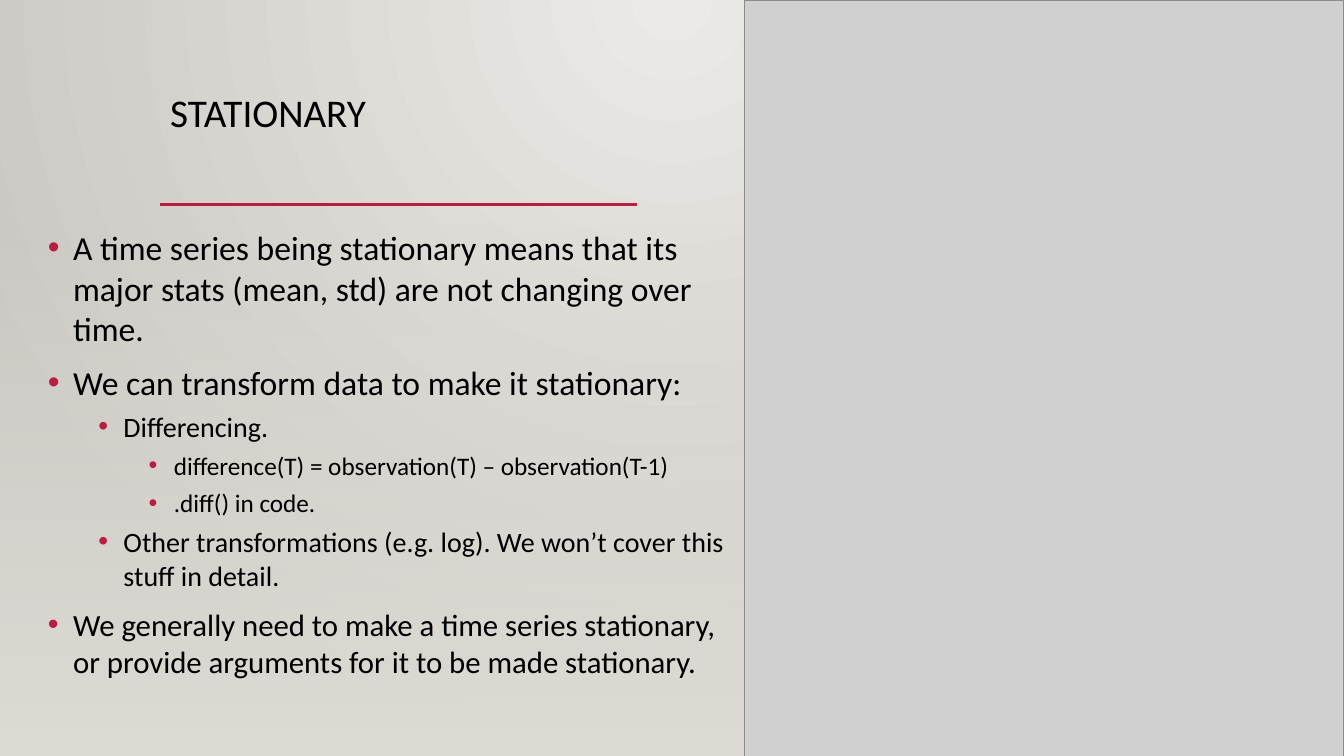
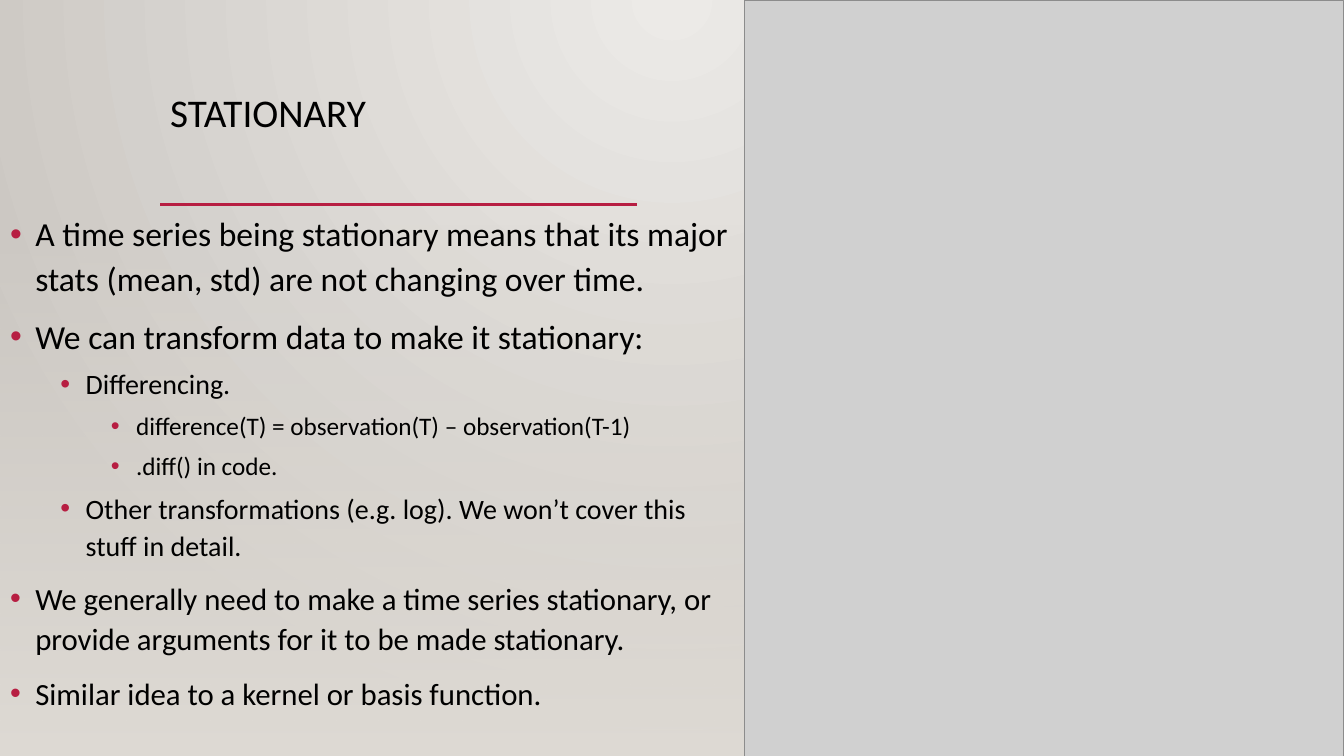
Before and after one commit to calvint13/Intro_to_Machine_Learning_Student_Workbooks, a slide deck: slide 9 of reference_content/Slides/TimeSeries.pptx (slide 7 before the commit). Drawn at 1344x756 pixels with LibreOffice and Linux fonts; fonts in the diff are those of the drawing; grey boxes stand for pictures; background and template pictures are left out. Boxes give left, top, right and bottom in pixels: in the first picture for what was removed or moved away, otherwise in the second. Text is boxed around its words. In the diff, an @@ line names an element or a change of style, - is before the commit and + after.

```diff
--- a/reference_content/Slides/TimeSeries.pptx
+++ b/reference_content/Slides/TimeSeries.pptx
@@ text "A time series being stationary ...": place and size @@
-text "A time series being stationary ..." at (73, 236, 723, 679)
+text "A time series being stationary ..." at (35, 222, 727, 706)
@@ text at (35, 222, 727, 656): line spacing 1 to 1.1 @@
@@ text at (35, 683, 541, 706): paragraph added @@
+• Similar idea to a kernel or basis function.
```
Also in this commit, not shown: 3 slides added, 1 slide removed, 2 other files.
